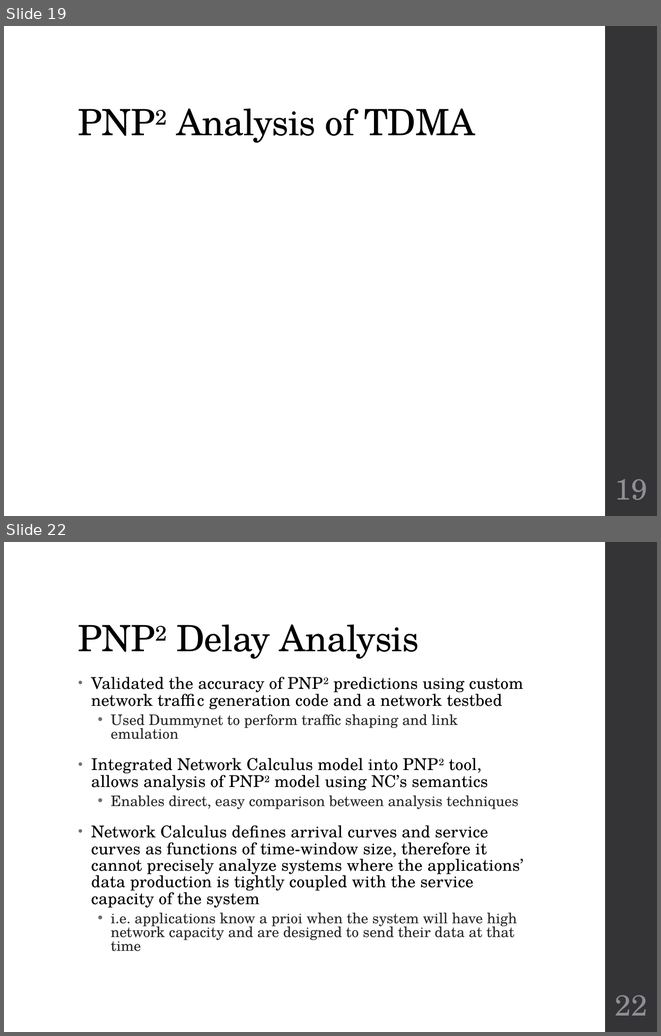
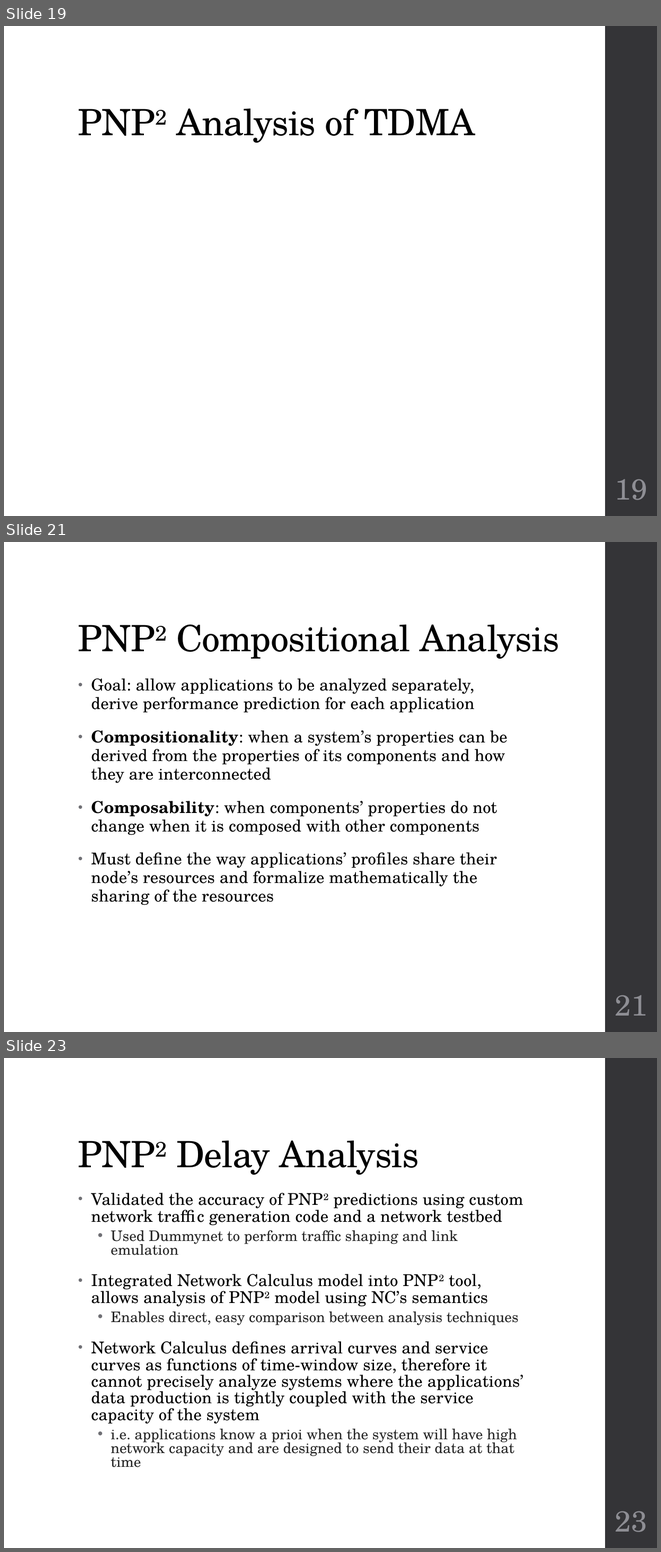
Before and after one commit to finger563/cbsat, a slide deck: thesis/Defense.pptx. Shown one above the other, each under a label of ours: slides 19 and 22 before the commit, slides 19, 21 and 23 after it; the slides between them are not shown. The pictures are 661x1036 and 661x1552 pixels, drawn with LibreOffice and Linux fonts; fonts in the diff are those of the drawing; grey boxes stand for pictures. Boxes give left, top, right and bottom in pixels: in the first picture for what was removed or moved away, otherwise in the second. Text is boxed around its words. In the diff, an @@ line names an element or a change of style, - is before the commit and + after.

Commit message:
added compositional analysis

```diff
--- a/thesis/Defense.pptx
+++ b/thesis/Defense.pptx
@@ slide 21 added at [4, 542, 657, 1032], background #FFFFFF; not listed: 1 template element that a slide beside it also shows @@
@@ title added at [176, 624, 559, 659], 40 pt, text #000000 @@
+PNP2 Compositional Analysis
@@ text added at [91, 678, 508, 905], 18 pt, text #000000 @@
+• Goal: allow applications to be analyzed separately, derive performance prediction for each application
+• Compositionality: when a system’s properties can be derived from the properties of its components and how they are interconnected
+• Composability: when components’ properties do not change when it is composed with other components
+• Must define the way applications’ profiles share their node’s resources and formalize mathematically the sharing of the resources
@@ page number added at [615, 995, 647, 1015], 32 pt, text #8E8E94 @@
+21
@@ what was slide 22 is now slide 23 @@
@@ page number at [615, 1511, 647, 1532]: text changed @@
-22
+23
```
Also in this commit, not shown: 3 slides changed.
